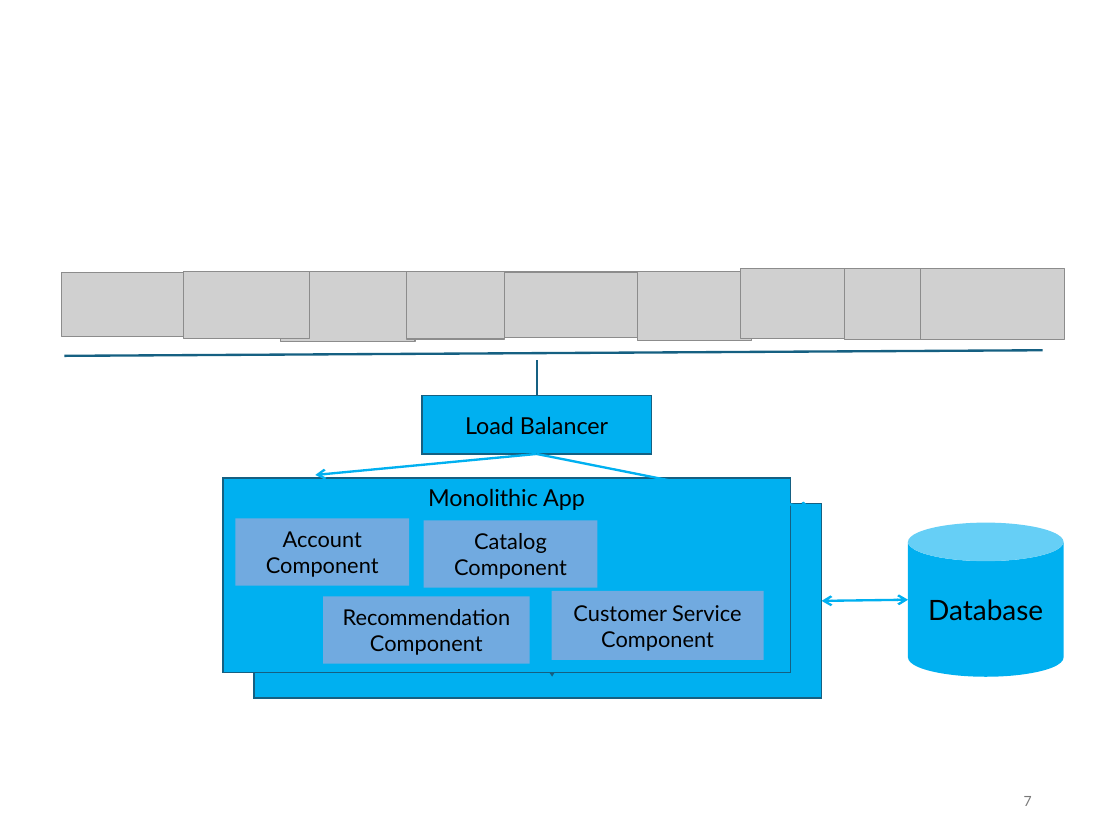
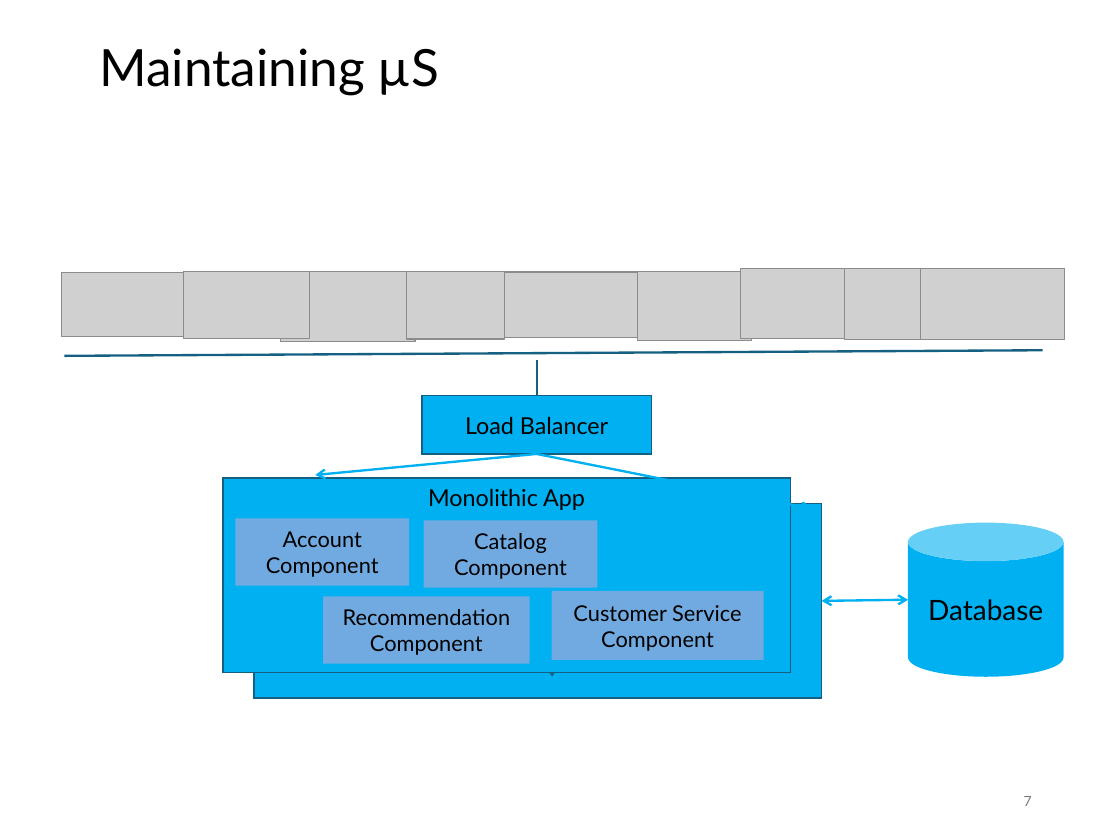
Before and after one commit to SannioEvolution/Material, a slide deck: slide 7 of 20 - Orchestration and AIOps.pptx. Drawn at 1120x840 pixels with LibreOffice and Linux fonts; fonts in the diff are those of the drawing; grey boxes stand for pictures. Boxes give left, top, right and bottom in pixels: in the first picture for what was removed or moved away, otherwise in the second. Text is boxed around its words. In the diff, an @@ line names an element or a change of style, - is before the commit and + after.

```diff
--- a/20 - Orchestration and AIOps.pptx
+++ b/20 - Orchestration and AIOps.pptx
@@ title added at box(99, 48, 439, 96), 33 pt, text #000000 @@
+Maintaining µS
```
Also in this commit, not shown: 12 other slides changed, 6 slides added, 1 slide removed, 1 other file.
